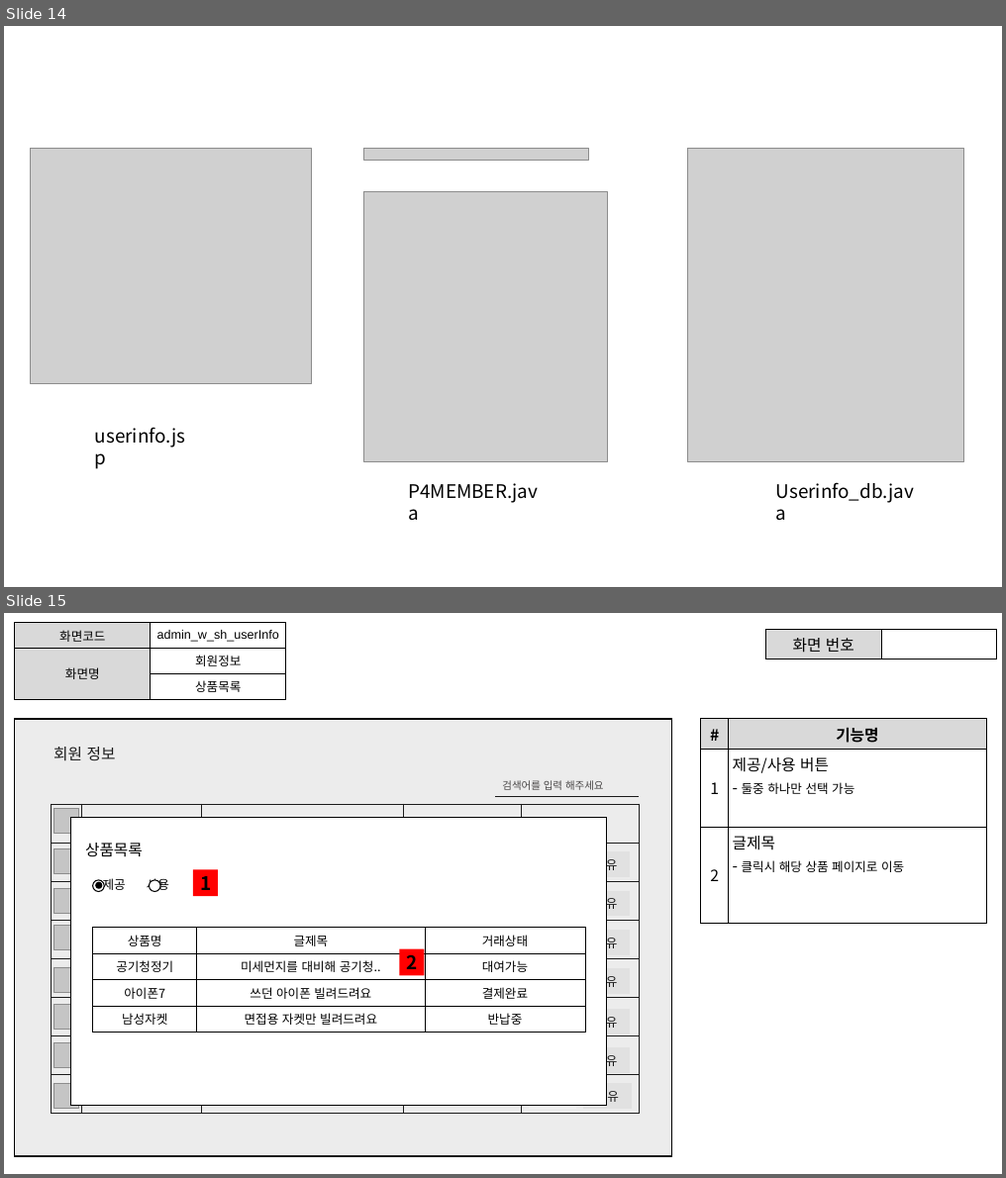
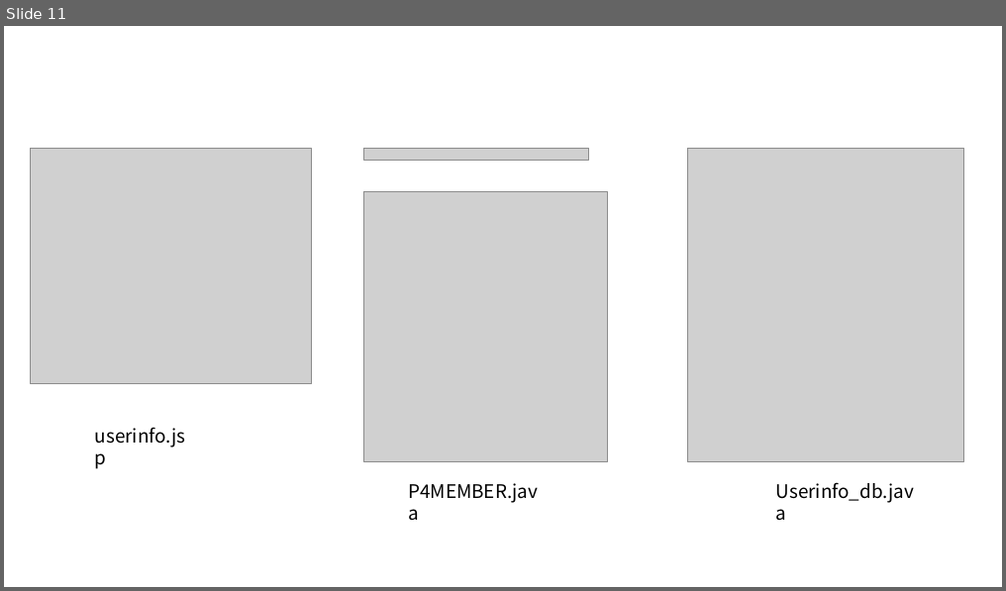
Before and after one commit to ezenteam2/RentalEquip, a slide deck: 0 발표용 파워포인트/0327 4차발표/0327 project04 - 파워포인트 - 서희.pptx. Shown one above the other, each under a label of ours: slides 14 and 15 before the commit, slide 11 after it. The pictures are 1006x1178 and 1006x591 pixels, drawn with LibreOffice and Linux fonts; fonts in the diff are those of the drawing; grey boxes stand for pictures. Boxes give left, top, right and bottom in pixels: in the first picture for what was removed or moved away, otherwise in the second. Text is boxed around its words. In the diff, an @@ line names an element or a change of style, - is before the commit and + after.

```diff
--- a/0 발표용 파워포인트/0327 4차발표/0327 project04 - 파워포인트 - 서희.pptx
+++ b/0 발표용 파워포인트/0327 4차발표/0327 project04 - 파워포인트 - 서희.pptx
@@ slide 15 removed at (4,613,1002,1174), background #FFFFFF @@
@@ table removed at (15,623,285,696), 3 rows, 2 columns @@
-화면코드 | admin_w_sh_userInfo
-화면명 | 회원정보
- | 상품목록
@@ table removed at (766,630,997,657), 1 rows, 2 columns @@
-화면 번호 | 
@@ rectangle removed at (15,719,672,1157) @@
@@ rectangle removed at (15,719,672,1157) @@
@@ table removed at (701,719,986,924), 3 rows, 2 columns @@
-# | 기능명
-1 | 제공/사용 버튼 / - 둘중 하나만 선택 가능
-2 | 글제목 / - 클릭시 해당 상품 페이지로 이동
@@ rectangle removed at (33,741,136,768) @@
-회원 정보
@@ table removed at (495,774,639,794), 1 rows, 1 columns @@
-검색어를 입력 해주세요
@@ table removed at (52,804,640,1114), 8 rows, 5 columns @@
- | 아이디 | 이름 | 등급 | 쿠폰
- | tjgml5151 | 유서희 | 일반 | 
- | gusxo3553 | 김현태 | 실버 | 
- | dydtmd6565 | 김용승 | 골드 | 
- | gudwns3533 | 이형준 | VIP | 
- | rlqja5253 | 권기범 | VVIP | 
- | qkrxodyd6455 | 박태용 | 일반 | 
- | wnsqja6545 | 최준범 | 골드 | 
@@ picture removed at (54,808,79,833) @@
@@ rectangle removed at (71,818,607,1106) @@
-상품목록
-제공 사용
@@ picture removed at (54,850,79,874) @@
@@ rectangle removed at (193,869,218,896) @@
-1
@@ table removed at (582,852,630,877), 1 rows, 1 columns @@
-보유
@@ picture removed at (54,888,79,913) @@
@@ ellipse removed at (93,880,104,891) @@
@@ ellipse removed at (96,882,102,888) @@
@@ ellipse removed at (150,880,160,891) @@
@@ table removed at (582,891,630,916), 1 rows, 1 columns @@
-보유
@@ picture removed at (54,925,79,950) @@
@@ table removed at (93,928,585,1032), 4 rows, 3 columns @@
-상품명 | 글제목 | 거래상태
-공기청정기 | 미세먼지를 대비해 공기청.. | 대여가능
-아이폰7 | 쓰던 아이폰 빌려드려요 | 결제완료
-남성자켓 | 면접용 자켓만 빌려드려요 | 반납중
@@ table removed at (582,930,630,956), 1 rows, 1 columns @@
-보유
@@ picture removed at (54,967,79,992) @@
@@ rectangle removed at (399,950,424,975) @@
-2
@@ table removed at (582,968,630,994), 1 rows, 1 columns @@
-보유
@@ picture removed at (54,1004,79,1029) @@
@@ table removed at (582,1009,630,1035), 1 rows, 1 columns @@
-보유
@@ picture removed at (54,1044,79,1068) @@
@@ table removed at (582,1048,630,1073), 1 rows, 1 columns @@
-보유
@@ picture removed at (54,1083,79,1108) @@
@@ table removed at (529,1084,576,1109), 1 rows, 1 columns @@
-사용
@@ table removed at (583,1084,632,1109), 1 rows, 1 columns @@
-보유
@@ what was slide 14 is now slide 11 @@
```
Also in this commit, not shown: 5 other slides removed, 4 other files.
